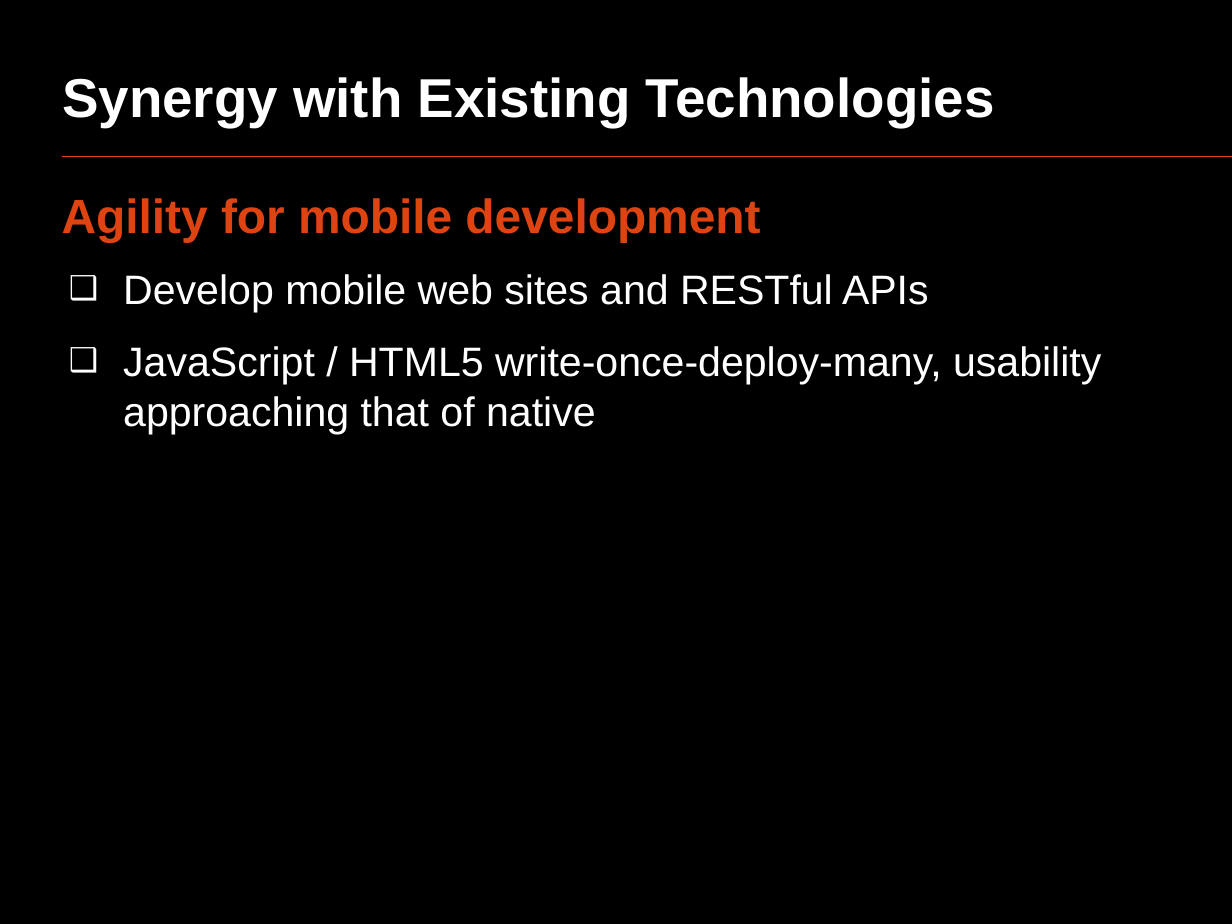
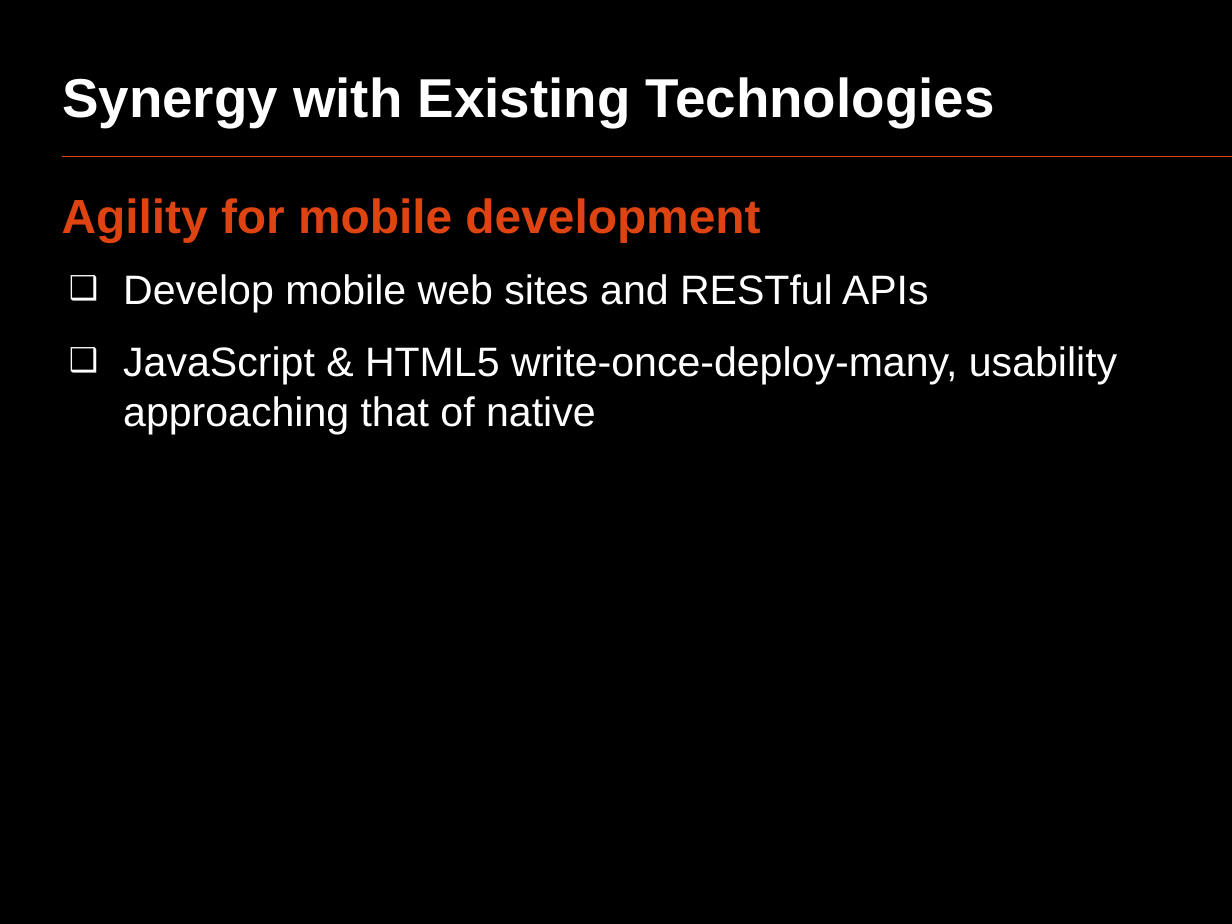
Before and after one commit to oscarrenalias/openslava-2013, a slide deck: slide 24 of Dynamic languages/OpenSlava 2013 - Dynamic languages.pptx. Drawn at 1232x924 pixels with LibreOffice and Linux fonts; fonts in the diff are those of the drawing. Boxes give left, top, right and bottom in pixels: in the first picture for what was removed or moved away, otherwise in the second. Text is boxed around its words. In the diff, an @@ line names an element or a change of style, - is before the commit and + after.

Commit message:
Some more updates

```diff
--- a/Dynamic languages/OpenSlava 2013 - Dynamic languages.pptx
+++ b/Dynamic languages/OpenSlava 2013 - Dynamic languages.pptx
@@ text at (123, 346, 1117, 434): text changed @@
-  ❑ JavaScript / HTML5 write-once-deploy-many, usability approaching that of native
+  ❑ JavaScript & HTML5 write-once-deploy-many, usability approaching that of native
```
Also in this commit, not shown: 2 other slides changed, 1 slide removed.
